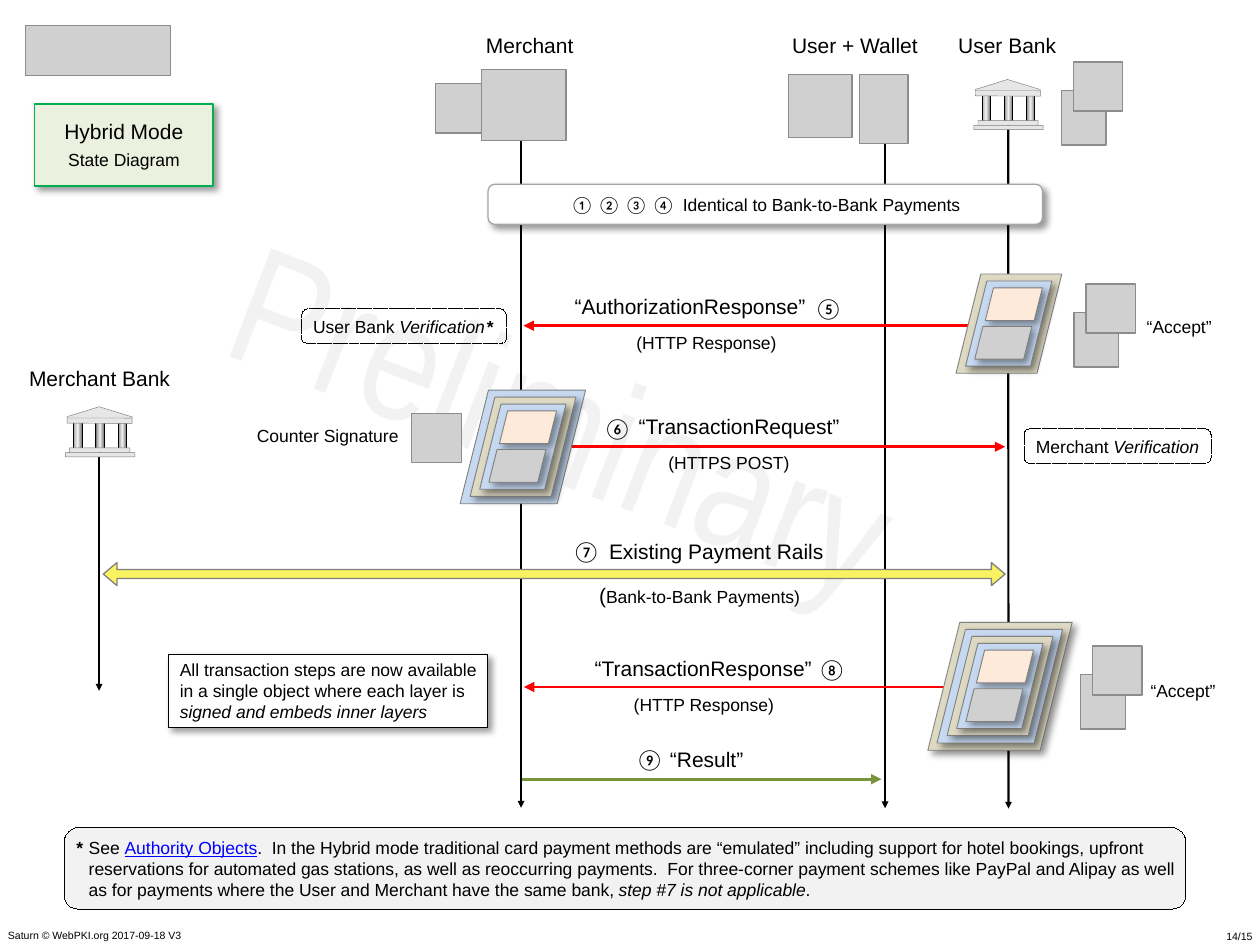
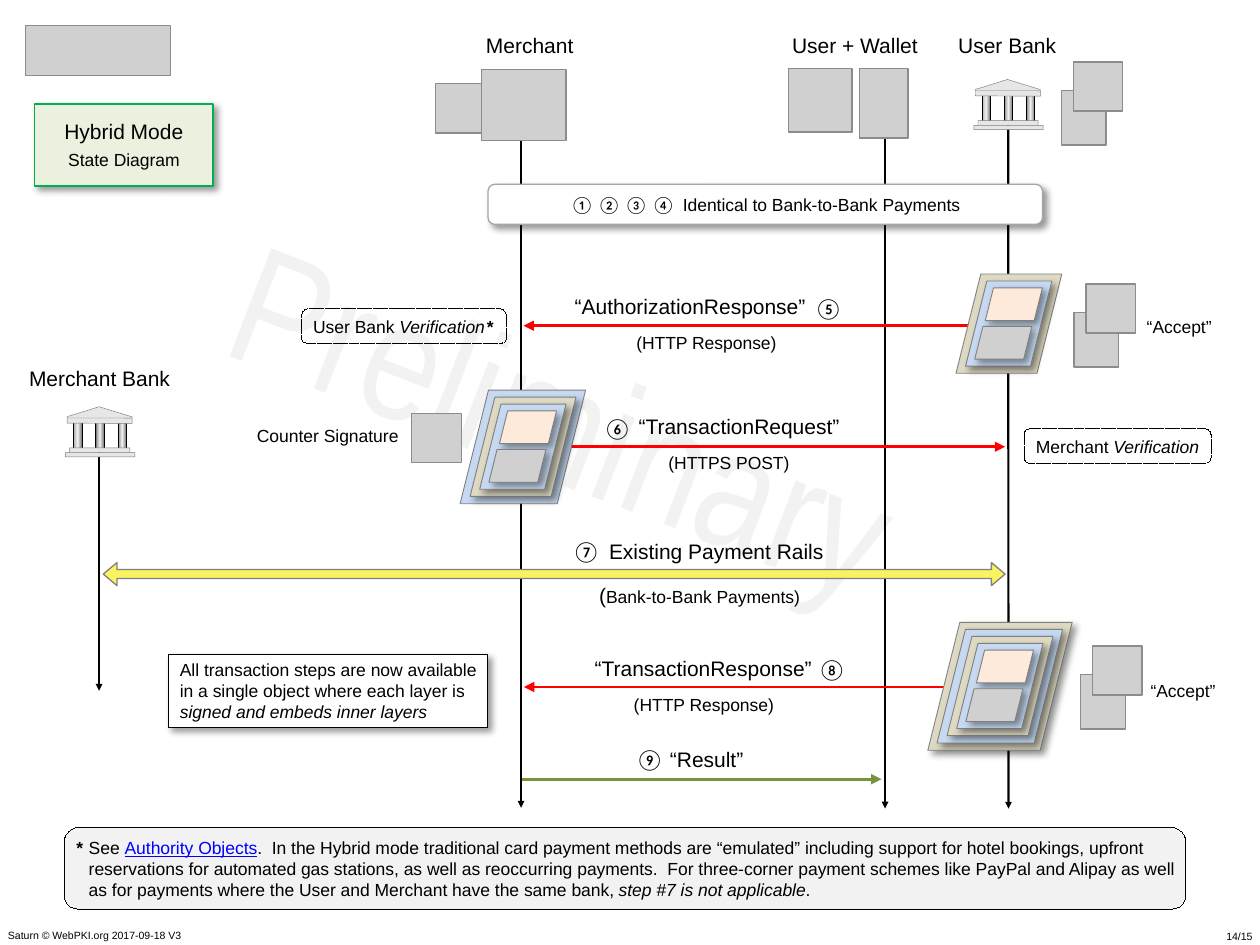
Before and after one commit to cyberphone/doc, a slide deck: slide 14 of saturn/saturn-v3-presentation.pptx. Drawn at 1260x945 pixels with LibreOffice and Linux fonts; fonts in the diff are those of the drawing; grey boxes stand for pictures. Boxes give left, top, right and bottom in pixels: in the first picture for what was removed or moved away, otherwise in the second. Text is boxed around its words. In the diff, an @@ line names an element or a change of style, - is before the commit and + after.

```diff
--- a/saturn/saturn-v3-presentation.pptx
+++ b/saturn/saturn-v3-presentation.pptx
@@ picture: place and size @@
-picture at (789, 74, 852, 137)
+picture at (789, 69, 852, 132)
@@ picture: place and size @@
-picture at (859, 74, 908, 144)
+picture at (859, 69, 908, 139)
@@ arrow moved from (885, 139) - (885, 808) to (885, 134) - (885, 809) @@
```
Also in this commit, not shown: 2 other slides changed, 3 other files.
